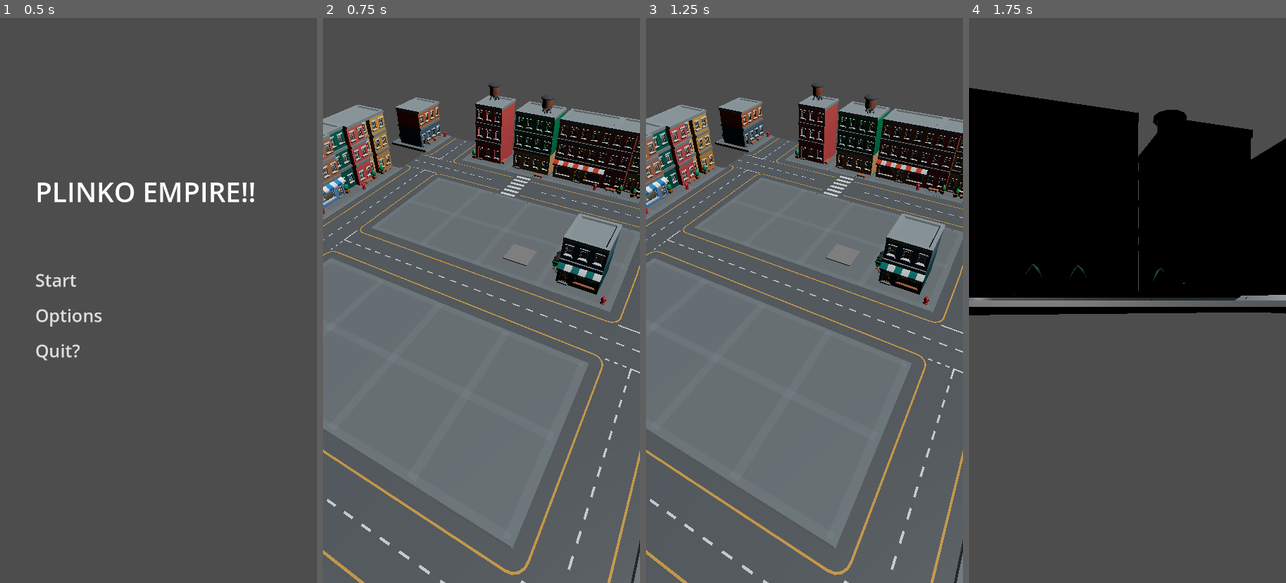
Above: before the commit, frames 1-4 (left to right).
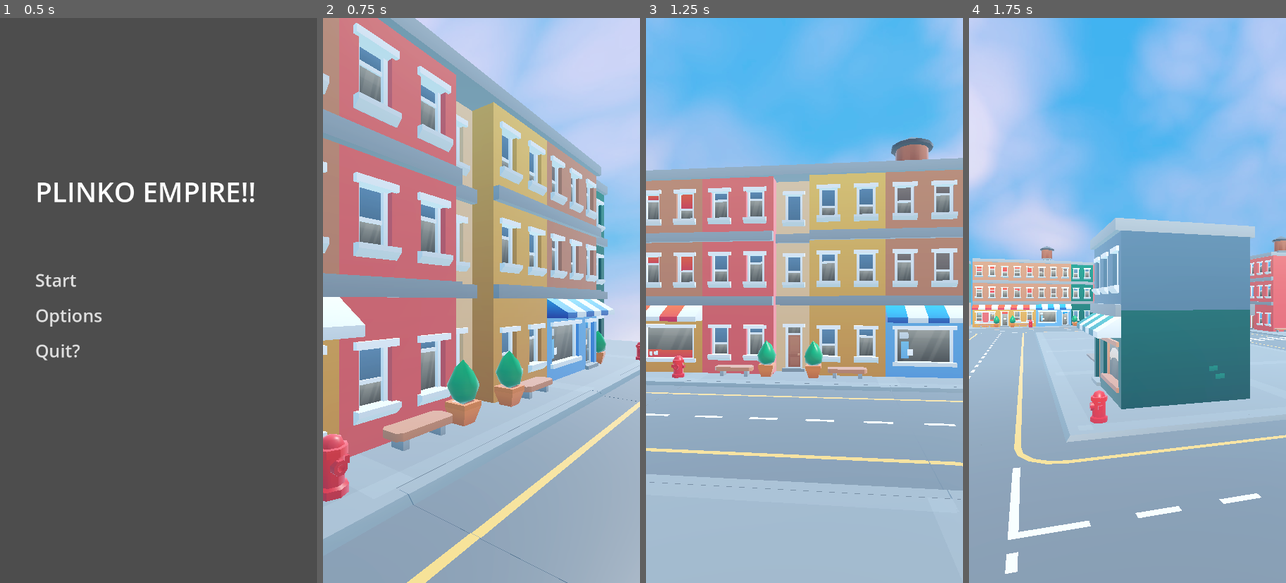
Above: after the commit, the same moments.

Repository: Burns3y/Plinko-Empire
Game: Godot game, scene res://menu.tscn
Two runs of this game, one before a commit and one after it. Both use one fixed random seed, a clock stepped at 60 frames per second and the inputs below.
Inputs (mouse positions are in pixels of both pictures, inside the frame that each line leads up to):
- Up to frame 1 (0.5 s): no input
- Up to frame 2 (0.75 s): click "Start" at 0.5 s
- Up to frame 3 (1.25 s): no input
- Up to frame 4 (1.75 s): tap Enter (ui_accept) at 1.25, 1.35, 1.52 s; move the mouse to (1197, 272) at 1.27 s; click (1197, 272) at 1.42 s

Frame 1 is identical in both runs. In frame 2, 99% of the frame differs, in the area x 0-100%, y 0-100%; in frame 3, 98%; in frame 4, 100%.

Commit message:
camera transitoins intro start
pushing to main to keep everything togerhter

Diff:
--- a/Scenes/Plinko/map.gd
+++ b/Scenes/Plinko/map.gd
@@ -4,21 +4,31 @@
 @onready var selected_camera: Camera3D = $camreas/Camera3D
 
 var transitionTween: Tween
+var changenum = 0
 
 func _ready():
+	_CameraIntro()
 	pass
 
+func _CameraIntro():
+	if selected_camera == $camreas/Camera3D2 and changenum == 0:
+		_change_camera($camreas/StartCamera)
+		changenum += 1
+		print(changenum)
+	elif selected_camera == $camreas/Camera3D2 and changenum == 1:
+		_change_camera($camreas/StartCamera)
+	else:
+		_change_camera($camreas/Camera3D2)
+
+
+
 func _process(_delta):
-	if Input.is_action_just_pressed("ui_accept"):
-		if selected_camera == $camreas/Camera3D2:
-			_change_camera($camreas/StartCamera)
-		else:
-			_change_camera($camreas/Camera3D2)
 	if Input.is_action_just_pressed("ui_down"):
 		start_plinko()
 
 
 func _change_camera(desired_camera: Camera3D):
+
 	if transitionTween:
 		transitionTween.kill()
 
--- a/Scenes/map.tscn
+++ b/Scenes/map.tscn
@@ -1,7 +1,8 @@
-[gd_scene load_steps=23 format=3 uid="uid://b3hquyhaxtecu"]
+[gd_scene load_steps=27 format=3 uid="uid://b3hquyhaxtecu"]
 
 [ext_resource type="Script" path="res://Scenes/Plinko/map.gd" id="1_br6t4"]
 [ext_resource type="PackedScene" uid="uid://divovq2vcf0lf" path="res://Assets/KayKit_City_Builder_Bits_1.0_FREE/Assets/gltf/road_straight.gltf" id="1_ktjc1"]
+[ext_resource type="Texture2D" uid="uid://cedocwabj4xtg" path="res://Scenes/skybox.jpg" id="2_cl0lj"]
 [ext_resource type="PackedScene" uid="uid://ck8vtnsjn80jg" path="res://Assets/KayKit_City_Builder_Bits_1.0_FREE/Assets/gltf/road_straight_crossing.gltf" id="2_jht0d"]
 [ext_resource type="PackedScene" uid="uid://ck6j4aban148d" path="res://Assets/KayKit_City_Builder_Bits_1.0_FREE/Assets/gltf/road_corner.gltf" id="3_ewx2y"]
 [ext_resource type="PackedScene" uid="uid://bxs330e0xxmn1" path="res://Assets/KayKit_City_Builder_Bits_1.0_FREE/Assets/gltf/road_junction.gltf" id="4_ikodo"]
@@ -23,8 +24,24 @@
 [ext_resource type="PackedScene" uid="uid://dgi6ci8x5xxt1" path="res://Assets/KayKit_City_Builder_Bits_1.0_FREE/Assets/gltf/building_B_withoutBase.gltf" id="21_sxujc"]
 [ext_resource type="PackedScene" uid="uid://dy1m05snkjhro" path="res://button_3d.tscn" id="22_delwu"]
 
+[sub_resource type="PanoramaSkyMaterial" id="PanoramaSkyMaterial_4dw56"]
+panorama = ExtResource("2_cl0lj")
+
+[sub_resource type="Sky" id="Sky_hwuja"]
+sky_material = SubResource("PanoramaSkyMaterial_4dw56")
+
+[sub_resource type="Environment" id="Environment_xmr3u"]
+background_mode = 2
+sky = SubResource("Sky_hwuja")
+sky_rotation = Vector3(3.48787e-16, 3.48787e-16, 3.48787e-16)
+tonemap_mode = 2
+glow_enabled = true
+
 [node name="Node3D" type="Node3D"]
 script = ExtResource("1_br6t4")
+
+[node name="WorldEnvironment" type="WorldEnvironment" parent="."]
+environment = SubResource("Environment_xmr3u")
 
 [node name="map items" type="Node" parent="."]
 
@@ -317,6 +334,7 @@
 transform = Transform3D(-1, 3.48787e-16, -8.74228e-08, 3.48787e-16, 1, -3.48787e-16, 8.74228e-08, -3.48787e-16, -1, 7, 1, -5.15627)
 
 [node name="TransitionCamera" type="Camera3D" parent="camreas"]
+transform = Transform3D(0.842198, 0, 0.539168, 0, 1, 0, -0.539168, 0, 0.842198, 0.928087, 0.827384, 1.15542)
 
 [node name="car_sedan2" parent="." instance=ExtResource("19_mupig")]
 transform = Transform3D(-0.0102275, 0, -0.999948, 0, 1, 0, 0.999948, 0, -0.0102275, 11.1108, 0.125469, 7.34322)
Binary file added: Scenes/skybox.jpg
Not shown, added: Scenes/skybox.jpg.import
